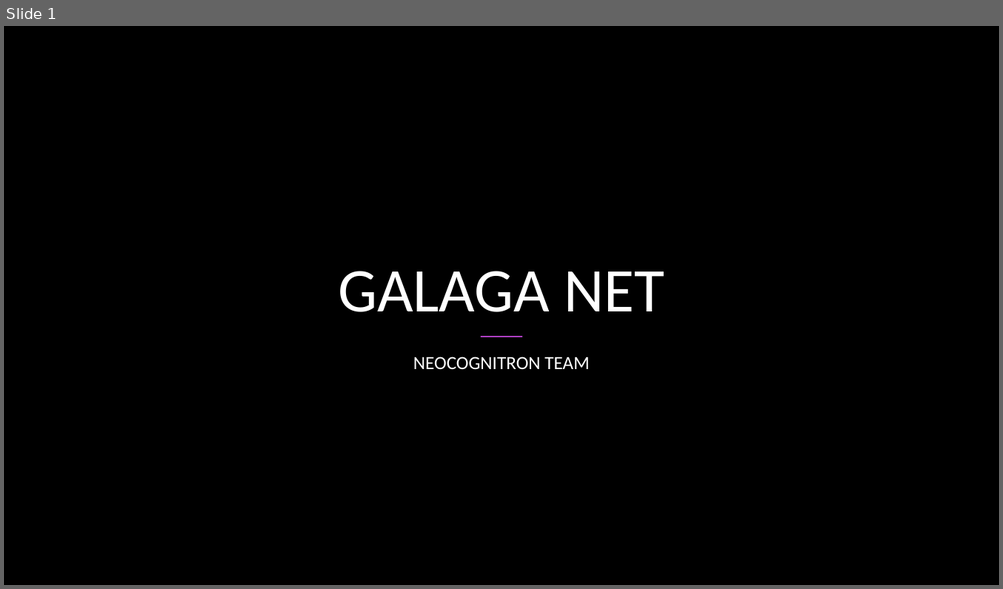
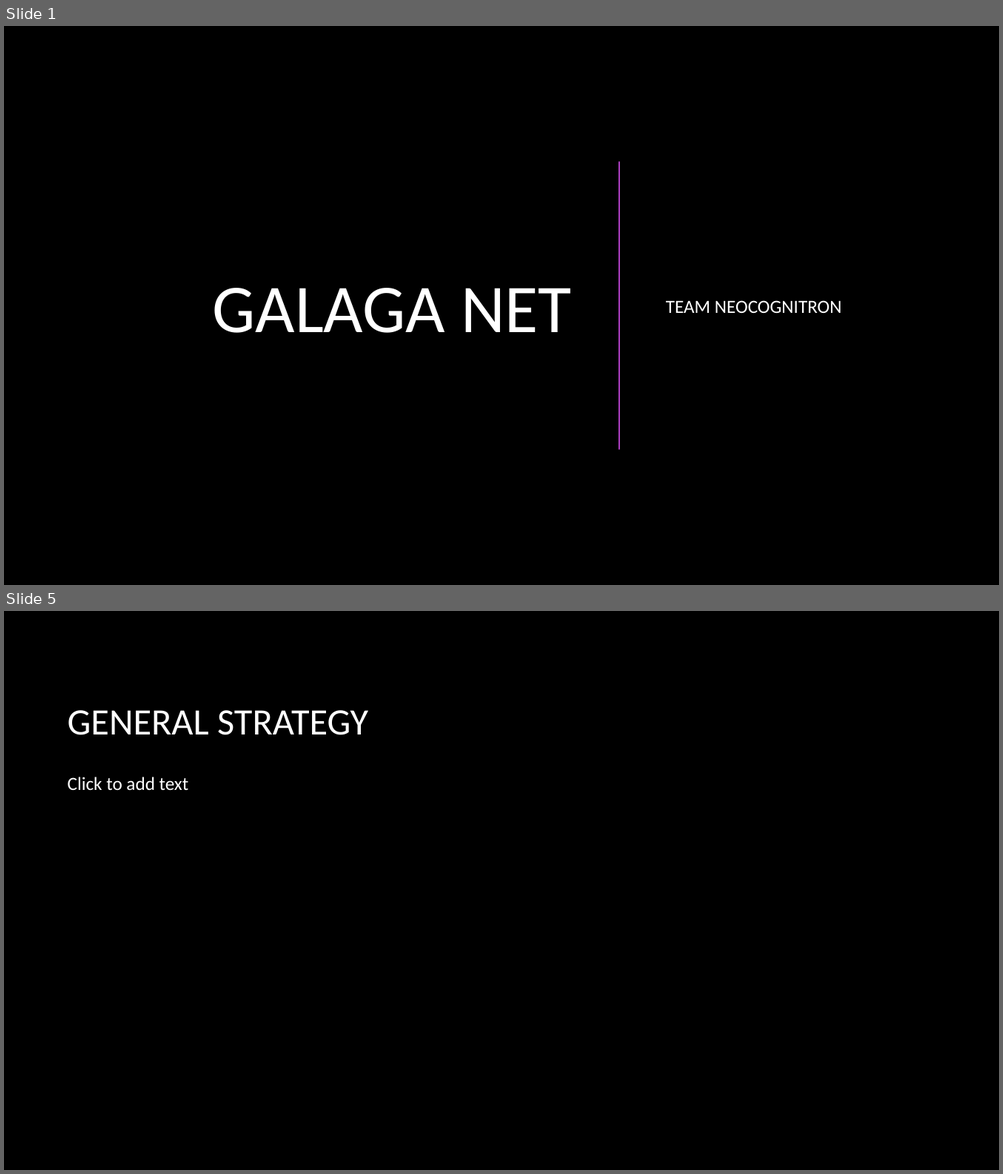
Before and after one commit to CSCI4850/S20-team3-project, a slide deck: Presentation.pptx. Shown one above the other, each under a label of ours: slide 1 before the commit, slides 1 and 5 after it; the slides between them are not shown. The pictures are 1003x589 and 1003x1174 pixels, drawn with LibreOffice and Linux fonts; fonts in the diff are those of the drawing; background and template pictures are left out. Boxes give left, top, right and bottom in pixels: in the first picture for what was removed or moved away, otherwise in the second. Text is boxed around its words. In the diff, an @@ line names an element or a change of style, - is before the commit and + after.

```diff
--- a/Presentation.pptx
+++ b/Presentation.pptx
@@ slide 5 added at (x1=4, y1=611, x2=999, y2=1170), background picture (left out) @@
@@ title added at (x1=68, y1=710, x2=368, y2=735), 36 pt, text #FFFFFF @@
+GENERAL STRATEGY
@@ text added at (x1=68, y1=777, x2=189, y2=790), 18 pt, text #FFFFFF @@
+Click to add text
@@ slide 1 changed as well @@
@@ title "GALAGA NET" moved from (x1=338, y1=271, x2=664, y2=312) to (x1=212, y1=288, x2=572, y2=333) @@
@@ title "GALAGA NET" at (x1=212, y1=288, x2=572, y2=333): size 60 to 66 pt; alignment centre to right; vertical alignment bottom to middle @@
@@ line added from (619, 162) to (619, 449), #AC3EC1 1.5 pt @@
@@ subtitle "TEAM NEOCOGNITRON" at (x1=666, y1=301, x2=842, y2=313): vertical alignment top to middle @@
@@ subtitle at (x1=666, y1=301, x2=842, y2=313): text changed @@
-NEOCOGNITRON TEAM
+TEAM NEOCOGNITRON
@@ line removed from (481, 337) to (522, 337) @@
```
Also in this commit, not shown: 4 other slides changed, 6 other slides added, 2 slides removed.
